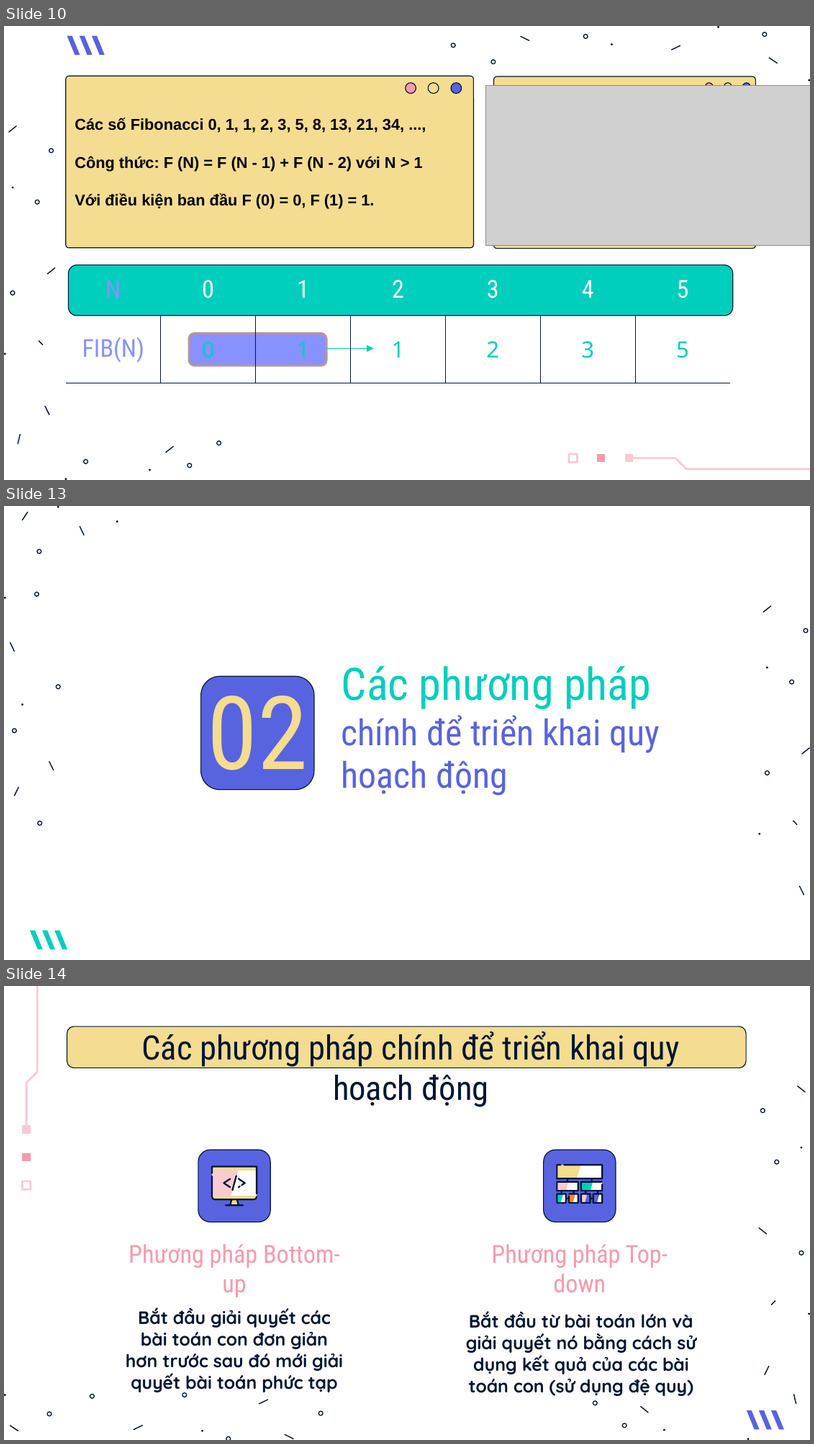
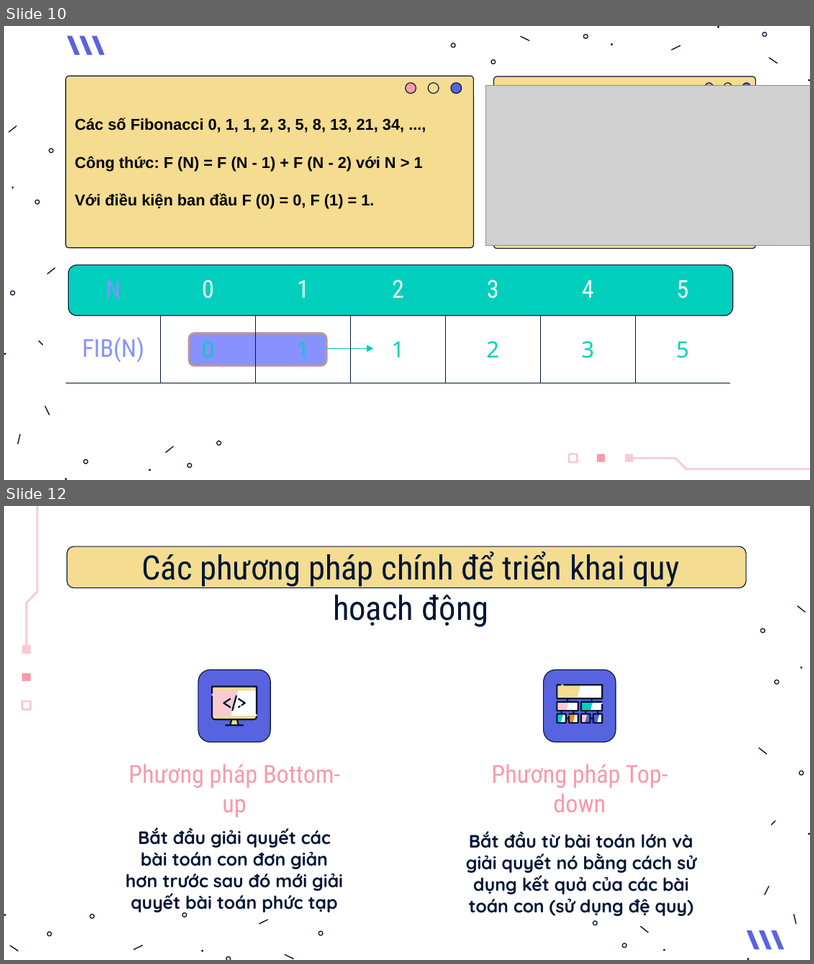
Before and after one commit to Tox1cCoder/CS112, a slide deck: Slide.pptx. Shown one above the other, each under a label of ours: slides 10, 13 and 14 before the commit, slides 10 and 12 after it; the slides between them are not shown. The pictures are 814x1444 and 814x964 pixels, drawn with LibreOffice and Linux fonts; fonts in the diff are those of the drawing; grey boxes stand for pictures. Boxes give left, top, right and bottom in pixels: in the first picture for what was removed or moved away, otherwise in the second. Text is boxed around its words. In the diff, an @@ line names an element or a change of style, - is before the commit and + after.

```diff
--- a/Slide.pptx
+++ b/Slide.pptx
@@ slide 13 removed at <box>4,506,810,960</box>, background #FFFFFF @@
@@ group removed at <box>4,506,118,826</box>: 14 freeform shapes @@
@@ group removed at <box>759,605,810,895</box>: 9 freeform shapes @@
@@ rounded rectangle removed at <box>201,676,314,789</box> @@
@@ title removed at <box>208,676,309,793</box> @@
-02
@@ title removed at <box>342,666,660,795</box> @@
-Các phương pháp
-chính để triển khai quy hoạch động
@@ freeform shape removed at <box>30,930,43,950</box> @@
@@ freeform shape removed at <box>42,930,55,950</box> @@
@@ freeform shape removed at <box>55,930,67,950</box> @@
@@ what was slide 14 is now slide 12 @@
```
Also in this commit, not shown: 12 slides changed, 1 other slide removed.
